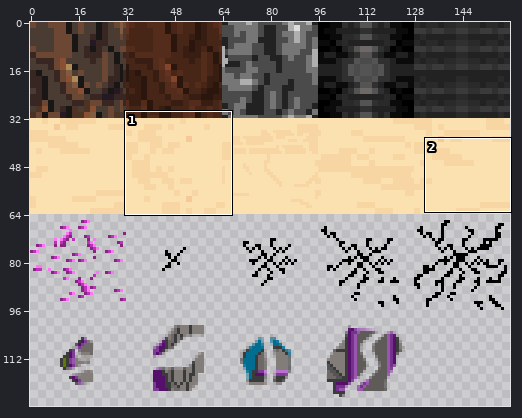
Sprite sheet, stored at FixCraft/Assets/Resources/BKGSSxcf.png. The picture above shows the old version from afar; the outline marks the close-up.
Close-up. Before:
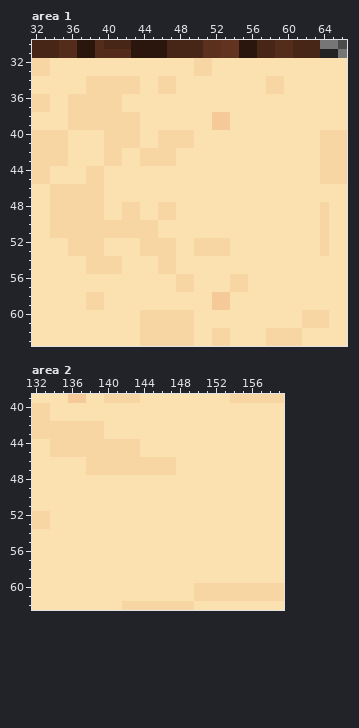
The file is 160x128 pixels. Pixels under 10% opacity are left out. Colours within 5 levels of each other are drawn and written as one. Shown: area 1: x 32..66, y 30..63; area 2: x 132..159, y 39..62.
The result:
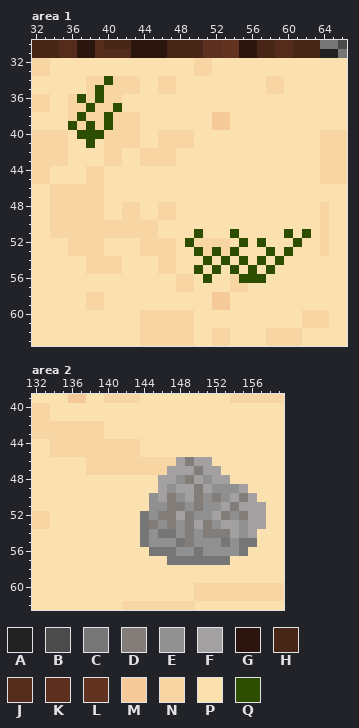
Palette (. is transparent): A #222222  B #4b4b4b  C #767676  D #837d7a  E #909090  F #a2a0a0  G #2b160e  H #472517  J #532c1b  K #5c301e  L #623320  M #f6c998  N #f8d6a3  P #fbe1af  Q #2d4d00
The author wrote: added small rock and grass to a couple tiles yes yes very naice, helps break up monotony
Change:
{"where": "area 1"}
{"y":34,"x":40,"old":"N","new":"Q"}
{"y":35,"x":39,"old":"N","new":"Q"}
{"y":36,"x":37,"old":"N","new":"Q"}
{"y":36,"x":39,"old":"N","new":"Q"}
{"y":37,"x":38,"old":"N","new":"Q"}
{"y":37,"x":41,"old":"N","new":"Q"}
{"y":38,"x":37,"old":"N","new":"Q"}
{"y":38,"x":40,"old":"N","new":"Q"}
{"y":39,"x":36,"old":"N","new":"Q"}
{"y":39,"x":38,"old":"N","new":"Q"}
{"y":39,"x":40,"old":"N","new":"Q"}
{"y":40,"x":37,"old":"PPP","new":"QQQ"}
{"y":41,"x":38,"old":"P","new":"Q"}
{"y":51,"x":50,"old":"P","new":"Q"}
{"y":51,"x":54,"old":"P","new":"Q"}
{"y":51,"x":60,"old":"P","new":"Q"}
{"y":51,"x":62,"old":"P","new":"Q"}
{"y":52,"x":49,"old":"P","new":"Q"}
{"y":52,"x":55,"old":"P","new":"Q"}
{"y":52,"x":57,"old":"P","new":"Q"}
{"y":52,"x":61,"old":"P","new":"Q"}
{"y":53,"x":50,"old":"N","new":"Q"}
{"y":53,"x":52,"old":"N","new":"Q"}
{"y":53,"x":54,"old":"P","new":"Q"}
{"y":53,"x":58,"old":"P","new":"Q"}
{"y":53,"x":60,"old":"P","new":"Q"}
{"y":54,"x":51,"old":"P","new":"Q"}
{"y":54,"x":53,"old":"P","new":"Q"}
{"y":54,"x":55,"old":"P","new":"Q"}
{"y":54,"x":57,"old":"P","new":"Q"}
{"y":54,"x":59,"old":"P","new":"Q"}
{"y":55,"x":50,"old":"P","new":"Q"}
{"y":55,"x":52,"old":"P","new":"Q"}
{"y":55,"x":54,"old":"P","new":"Q"}
{"y":55,"x":56,"old":"P","new":"Q"}
{"y":55,"x":58,"old":"P","new":"Q"}
{"y":56,"x":51,"old":"P","new":"Q"}
{"y":56,"x":55,"old":"NPP","new":"QQQ"}
{"where": "area 2"}
{"y":46,"x":148,"old":"PPPP","new":"FDFF"}
{"y":47,"x":147,"old":"NPPPPP","new":"FFFDFF"}
{"y":48,"x":146,"old":"PPPPPPPP","new":"FFEDFEFF"}
{"y":49,"x":146,"old":"PPPPPPPPPP","new":"FEFFDFEEEF"}
{"y":50,"x":145,"old":"PPPPPPPPPPPP","new":"EFDEFDEDEFDF"}
{"y":51,"x":145,"old":"PPPPPPPPPPPPP","new":"EEDDEDEEFDFFF"}
{"y":52,"x":144,"old":"PPPPPPPPPPPPPP","new":"CEDDFDEEFDEDFF"}
{"y":53,"x":144,"old":"PPPPPPPPPPPPPP","new":"CDEDEDFDEFFEFF"}
{"y":54,"x":144,"old":"PPPPPPPPPPPPP","new":"CECCEDEDDDFEF"}
{"y":55,"x":144,"old":"PPPPPPPPPPPPP","new":"CEEECDEEECECC"}
{"y":56,"x":145,"old":"PPPPPPPPPPP","new":"CCCEECEEEEC"}
{"y":57,"x":147,"old":"PPPPPPP","new":"CCCCCCC"}
{"label":"changed","picture_box":[68,76,122,148]}
{"label":"changed","picture_box":[185,229,311,283]}
{"label":"changed","picture_box":[140,457,266,565]}
